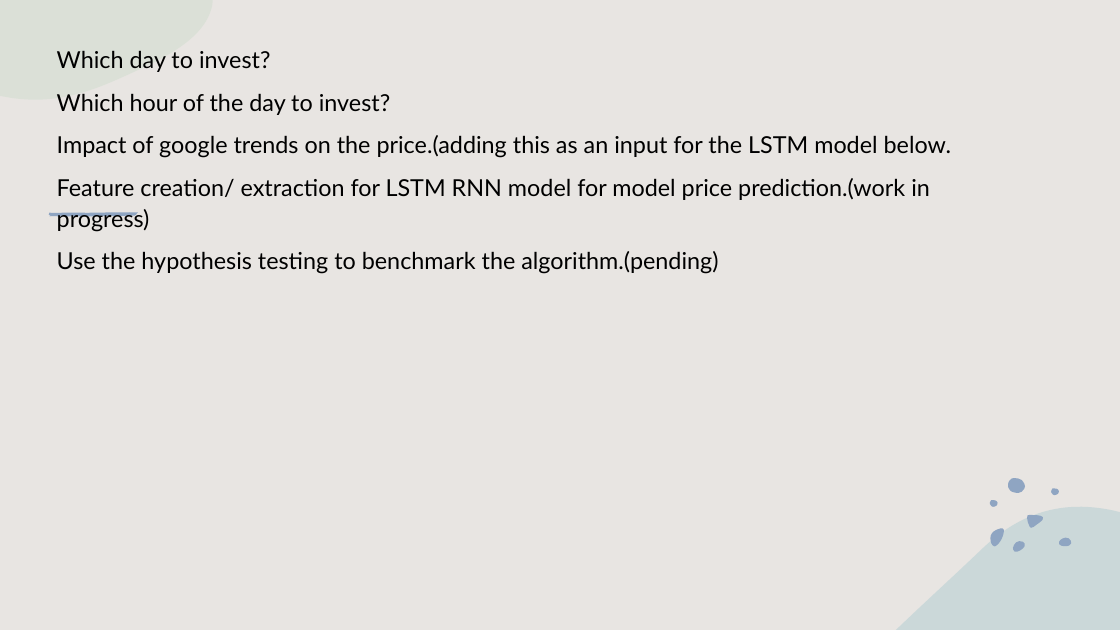
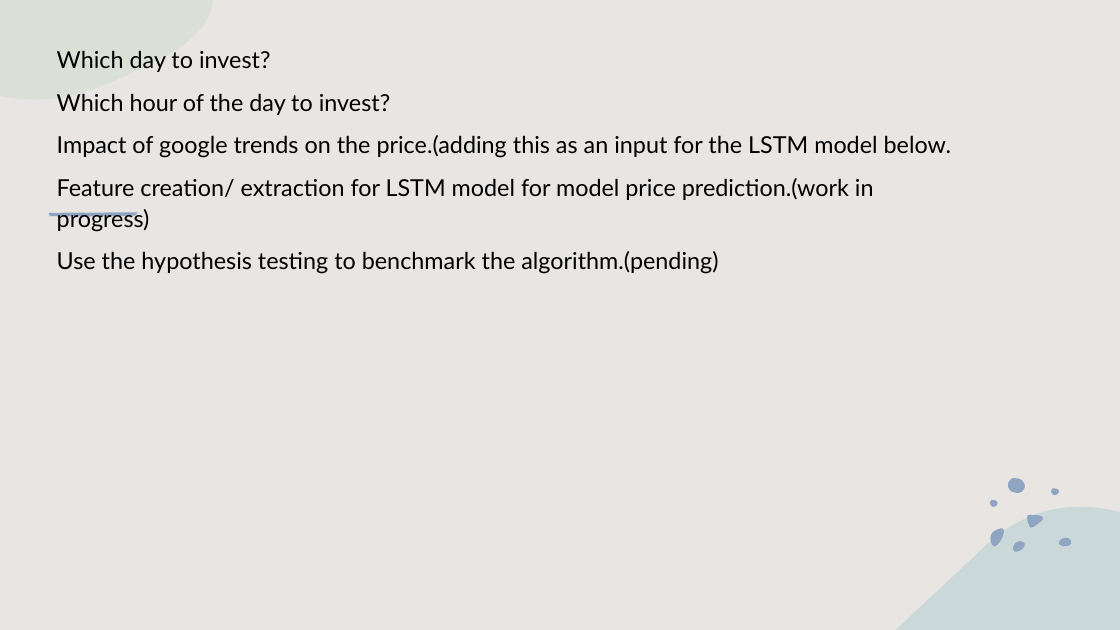
Before and after one commit to gamparohit/bitcoin, a slide deck: slide 3 of Data Mining Project.pptx. Drawn at 1120x630 pixels with LibreOffice and Linux fonts; fonts in the diff are those of the drawing. Boxes give left, top, right and bottom in pixels: in the first picture for what was removed or moved away, otherwise in the second. Text is boxed around its words. In the diff, an @@ line names an element or a change of style, - is before the commit and + after.

Commit message:
finalized the model

```diff
--- a/Data Mining Project.pptx
+++ b/Data Mining Project.pptx
@@ text at (x1=57, y1=178, x2=874, y2=232): text changed @@
-Feature creation/ extraction for LSTM RNN model for model price prediction.(work in progress)
+Feature creation/ extraction for LSTM model for model price prediction.(work in progress)
```
Also in this commit, not shown: 1 other file.
